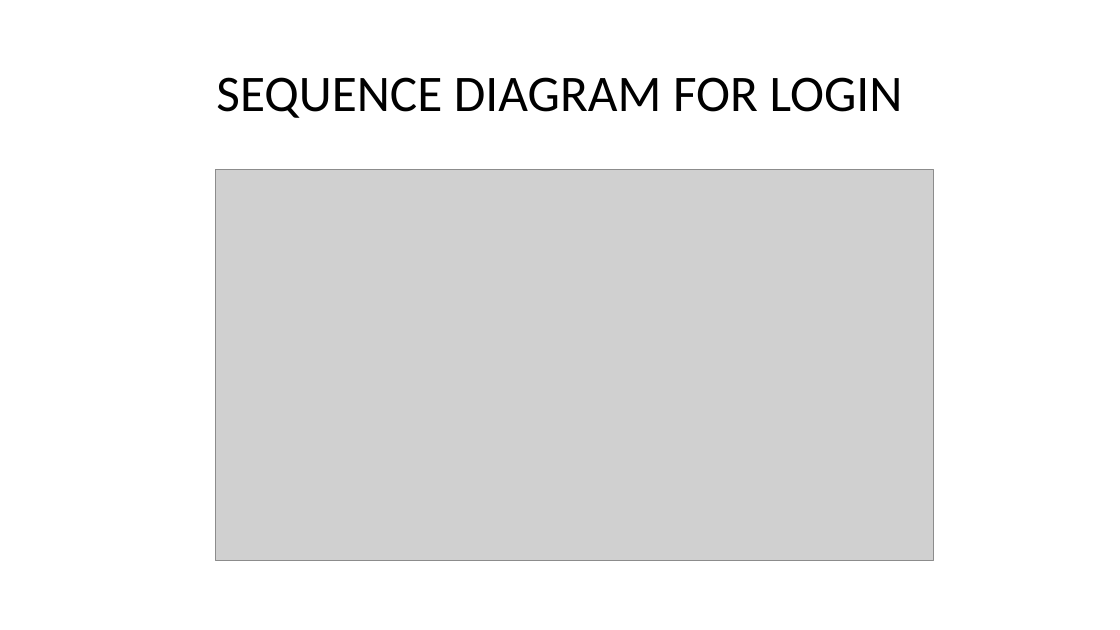
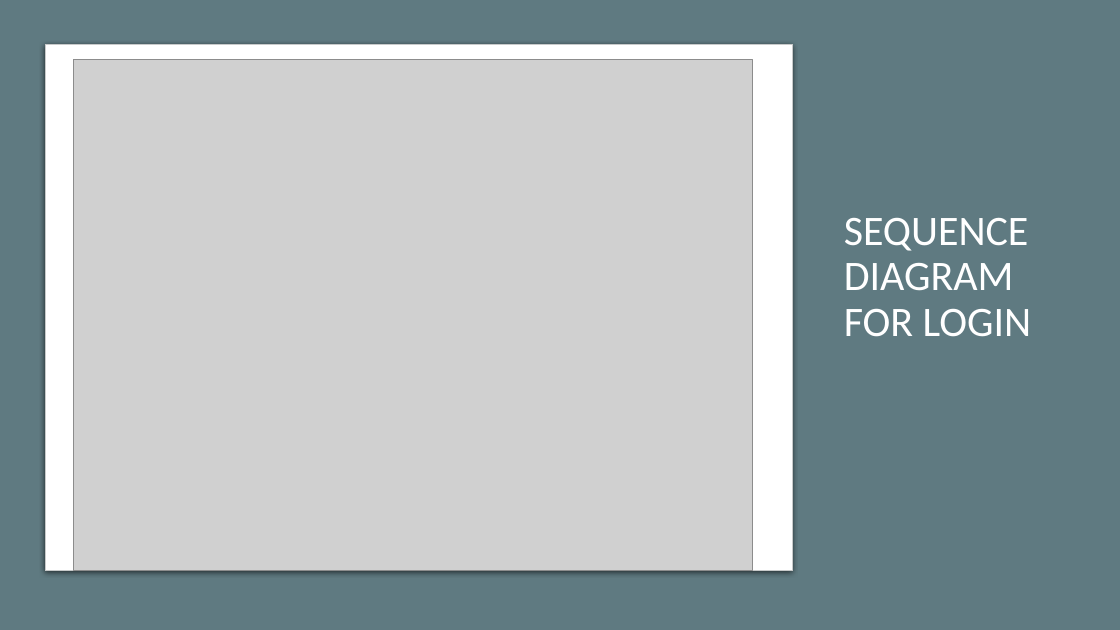
Before and after one commit to Microcontroller-Team-1/winter20-21, a slide deck: slide 4 of Project_Week_7&8/Precise Analysis.pptx. Drawn at 1120x630 pixels with LibreOffice and Linux fonts; fonts in the diff are those of the drawing; grey boxes stand for pictures. Boxes give left, top, right and bottom in pixels: in the first picture for what was removed or moved away, otherwise in the second. Text is boxed around its words. In the diff, an @@ line names an element or a change of style, - is before the commit and + after.

```diff
--- a/Project_Week_7&8/Precise Analysis.pptx
+++ b/Project_Week_7&8/Precise Analysis.pptx
@@ background #FFFFFF to #E7E6E6 @@
@@ rectangle added at <box>0,0,1120,630</box>, fill #5F7A81 @@
@@ rounded rectangle added at <box>45,45,792,571</box>, fill #FFFFFF, outline #C8CACA 0.75 pt @@
@@ title "SEQUENCE DIAGRAM FOR LOGIN": place and size @@
-title "SEQUENCE DIAGRAM FOR LOGIN" at <box>216,77,903,118</box>
+title "SEQUENCE DIAGRAM FOR LOGIN" at <box>844,218,1032,337</box>
@@ title "SEQUENCE DIAGRAM FOR LOGIN" at <box>844,218,1032,337</box>: size 44 to 36 pt, text colour #000000 to #FFFFFF; alignment centre to left @@
@@ picture: place and size @@
-picture at <box>215,170,933,560</box>
+picture at <box>74,60,753,571</box>
```
Also in this commit, not shown: 1 other slide changed, 2 slides added.
